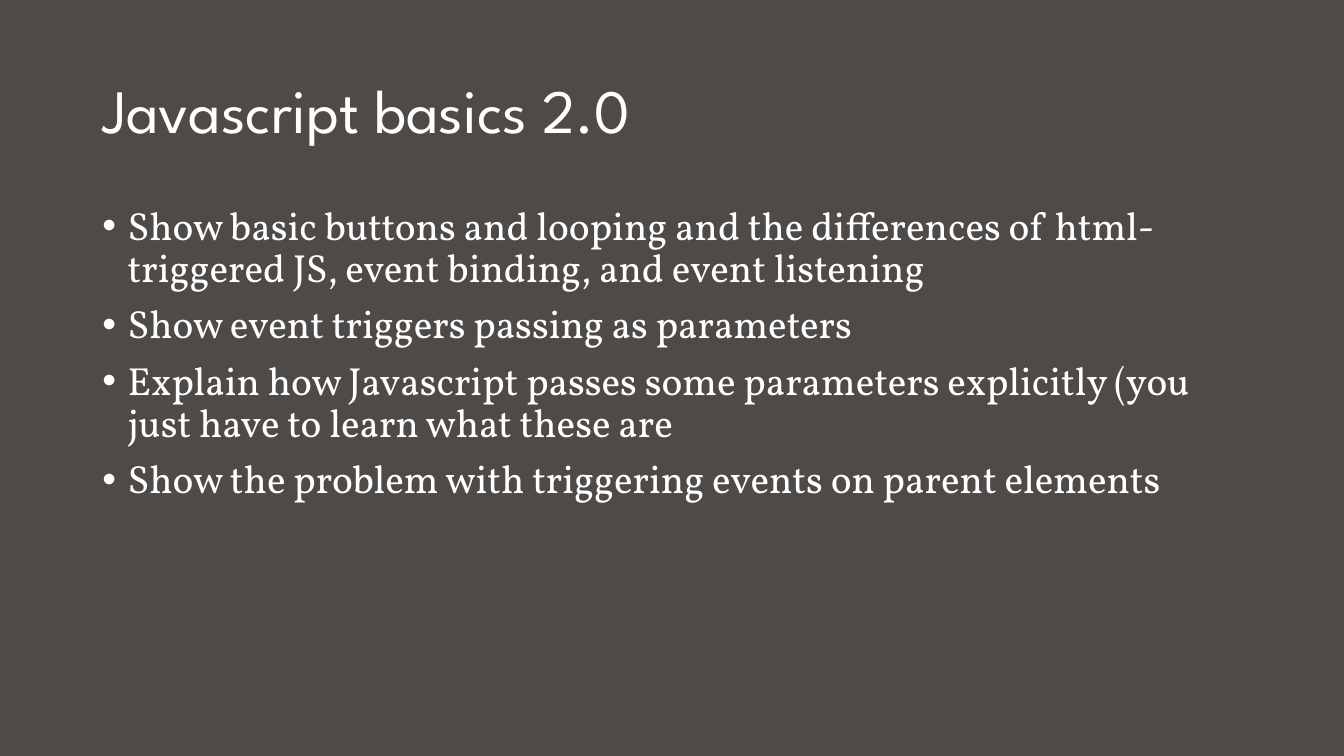
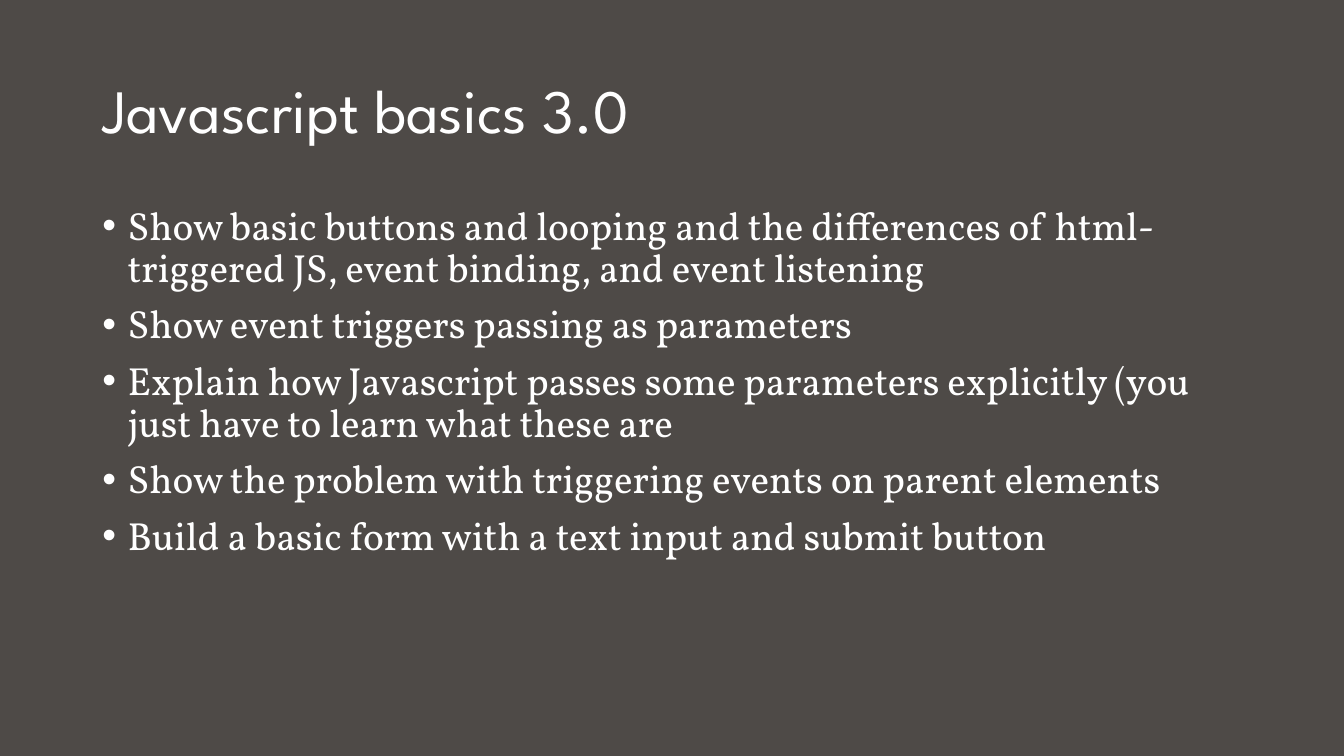
Before and after one commit to ageller/IDEAS_FSS-Vis, a slide deck: slide 19 of IntroToWebTechnology/intro to web.pptx (slide 16 before the commit). Drawn at 1344x756 pixels with LibreOffice and Linux fonts; fonts in the diff are those of the drawing. Boxes give left, top, right and bottom in pixels: in the first picture for what was removed or moved away, otherwise in the second. Text is boxed around its words. In the diff, an @@ line names an element or a change of style, - is before the commit and + after.

```diff
--- a/IntroToWebTechnology/intro to web.pptx
+++ b/IntroToWebTechnology/intro to web.pptx
@@ title at [102, 90, 628, 146]: text changed @@
-Javascript basics 2.0
+Javascript basics 3.0
@@ text at [128, 522, 1046, 560]: paragraph added @@
+• Build a basic form with a text input and submit button
```
Also in this commit, not shown: 3 other slides changed, 7 slides added, 3 slides removed, 6 other files.
